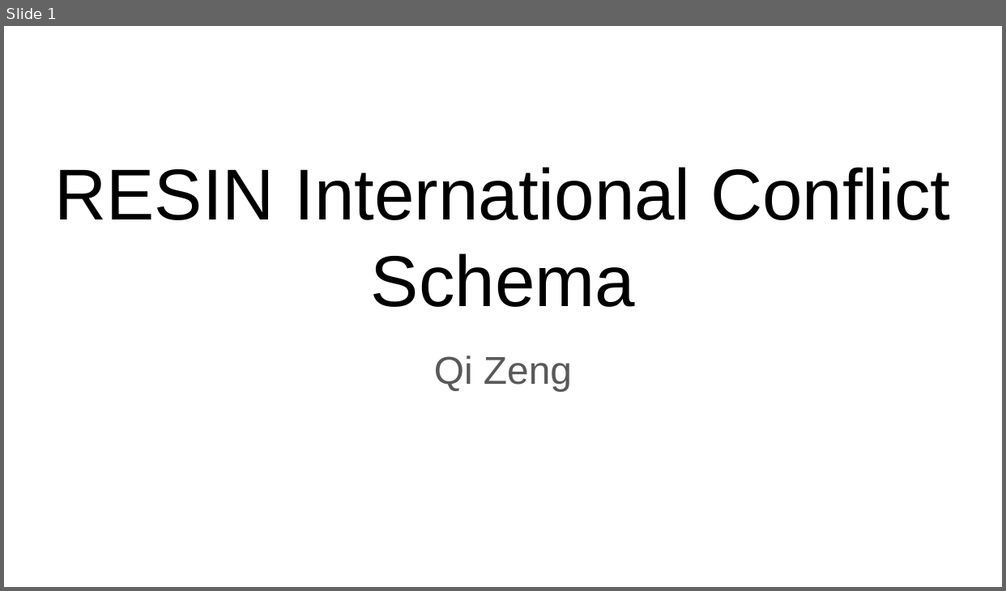
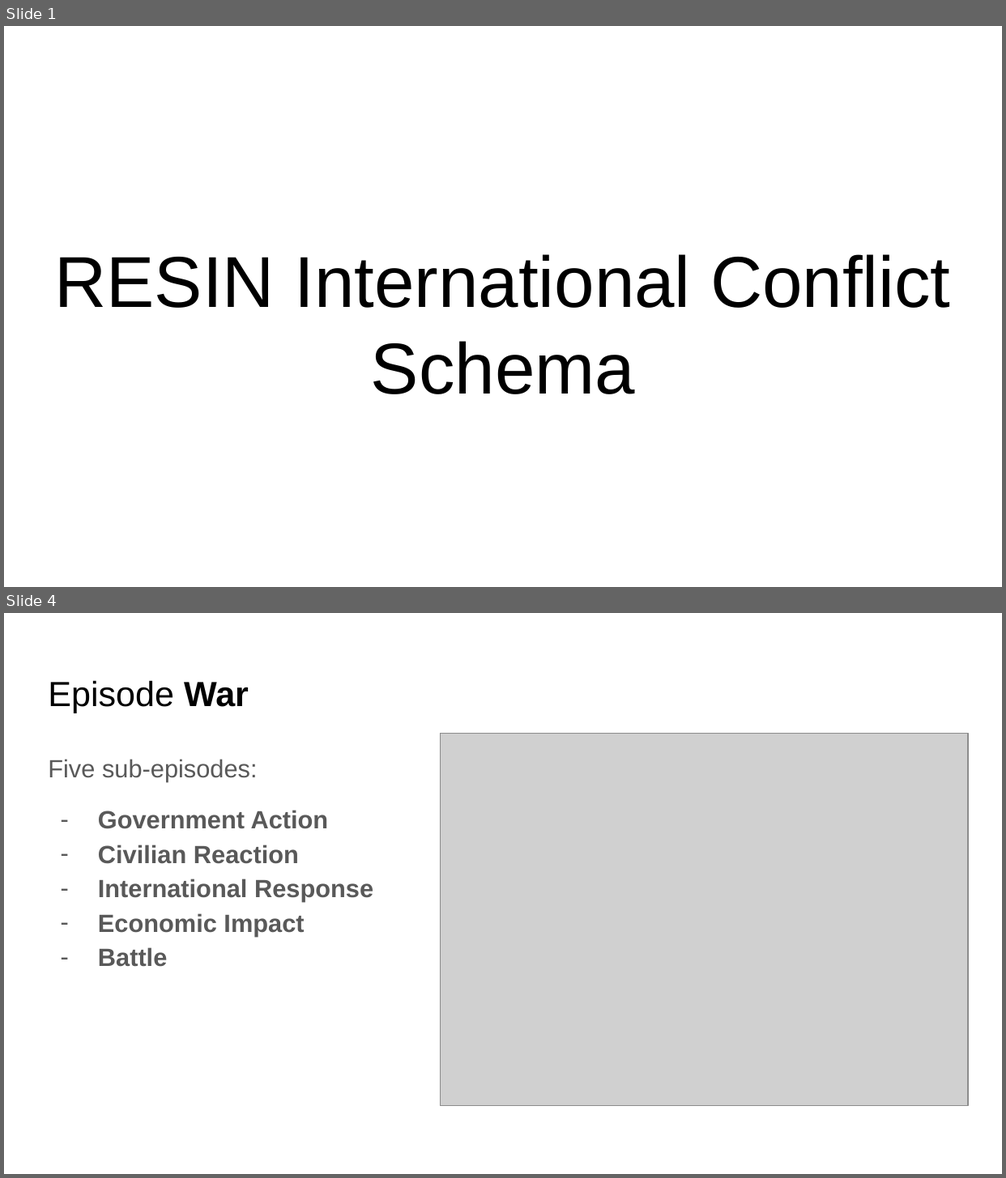
Before and after one commit to RESIN-KAIROS/schemalib, a slide deck: hrf/international_conflict.pptx. Shown one above the other, each under a label of ours: slide 1 before the commit, slides 1 and 4 after it; the slides between them are not shown. The pictures are 1006x591 and 1006x1178 pixels, drawn with LibreOffice and Linux fonts; fonts in the diff are those of the drawing; grey boxes stand for pictures. Boxes give left, top, right and bottom in pixels: in the first picture for what was removed or moved away, otherwise in the second. Text is boxed around its words. In the diff, an @@ line names an element or a change of style, - is before the commit and + after.

Commit message:
update international conflict slides

```diff
--- a/hrf/international_conflict.pptx
+++ b/hrf/international_conflict.pptx
@@ slide 4 added at (4,613,1002,1174), background #FFFFFF @@
@@ title added at (48,680,249,713), 25.2 pt, text #000000 @@
+Episode War
@@ picture added at (440,734,968,1107) @@
@@ text added at (48,759,373,967), 18 pt, text #595959, bold @@
+Five sub-episodes:
+– Government Action
+– Civilian Reaction
+– International Response
+– Economic Impact
+– Battle
@@ slide 1 changed as well @@
@@ title "RESIN International Conflict Schema": place and size @@
-title "RESIN International Conflict Schema" at (55,167,950,307)
+title "RESIN International Conflict Schema" at (55,254,950,395)
@@ subtitle removed at (434,356,572,391) @@
-Qi Zeng
```
Also in this commit, not shown: 1 other slide changed, 7 other slides added, 2 slides removed.
